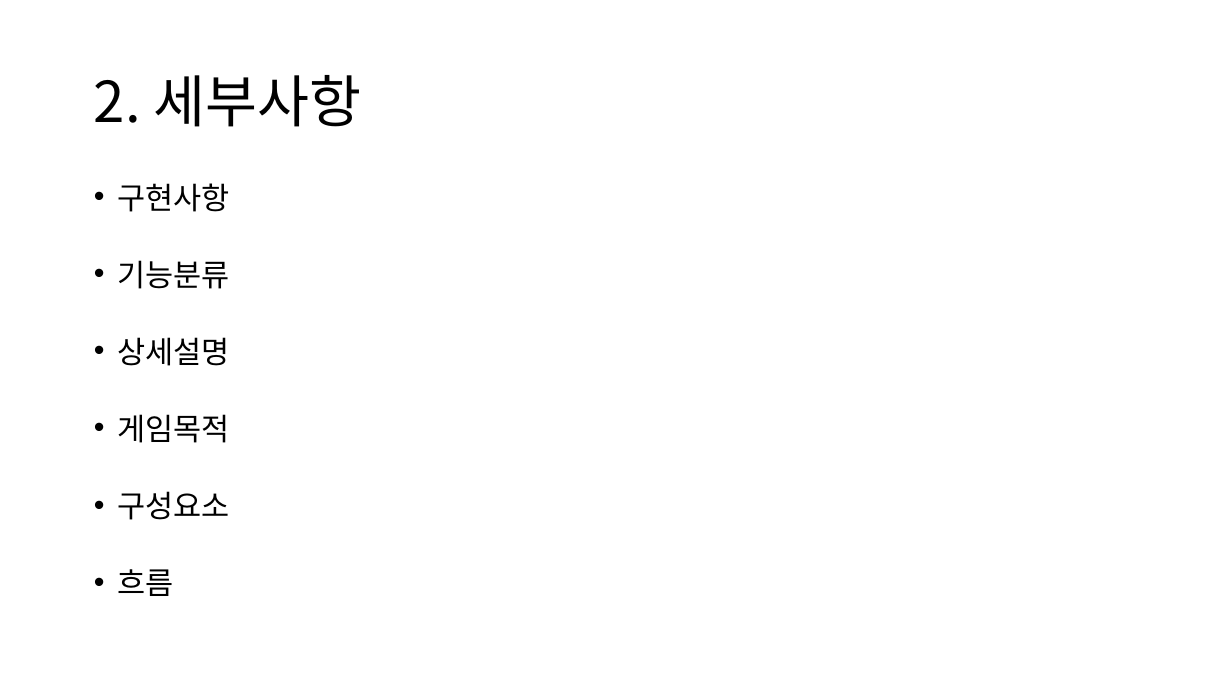
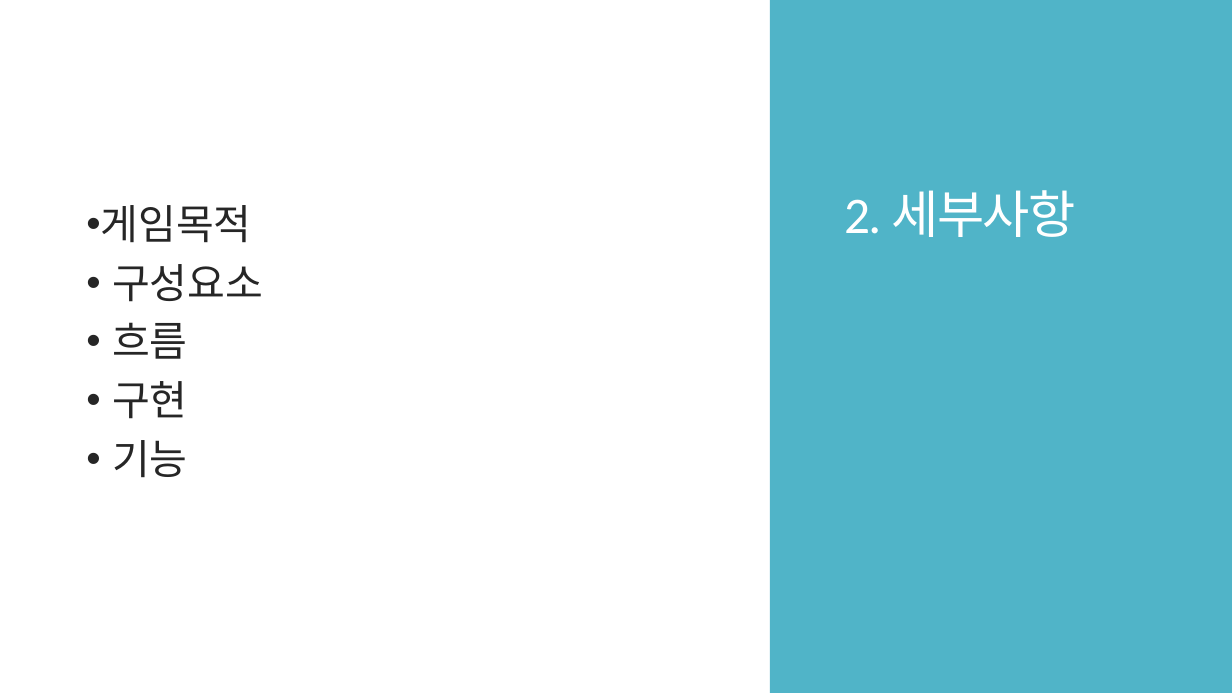
Before and after one commit to Niiok/inha_2021, a slide deck: slide 6 of RollBall/roll_ball.pptx (slide 4 before the commit). Drawn at 1232x693 pixels with LibreOffice and Linux fonts; fonts in the diff are those of the drawing. Boxes give left, top, right and bottom in pixels: in the first picture for what was removed or moved away, otherwise in the second. Text is boxed around its words. In the diff, an @@ line names an element or a change of style, - is before the commit and + after.

```diff
--- a/RollBall/roll_ball.pptx
+++ b/RollBall/roll_ball.pptx
@@ rectangle added at (x1=770, y1=0, x2=1232, y2=693), fill #50B4C8 @@
@@ title "2. 세부사항" moved from (x1=94, y1=75, x2=362, y2=127) to (x1=844, y1=190, x2=1076, y2=237) @@
@@ title "2. 세부사항" at (x1=844, y1=190, x2=1076, y2=237): size 44 to 40 pt, font Noto Sans CJK KR to Calibri, text colour #000000 to #FFFFFF, letter spacing 0 to -1.2 pt; line spacing 0.9 to 0.85; vertical alignment middle to bottom @@
@@ text "게임목적" moved from (x1=117, y1=183, x2=229, y2=596) to (x1=101, y1=205, x2=263, y2=478) @@
@@ text at (x1=101, y1=205, x2=263, y2=359): size 23.8 to 32 pt, font Noto Sans CJK KR to Calibri, text colour #000000 to #262626 in "게임목적", "구성요소", "흐름"; indent changed; line spacing 0.7 to 0.85; more space between paragraphs @@
@@ text at (x1=117, y1=183, x2=229, y2=366): paragraphs removed @@
-• 구현사항
-• 기능분류
-• 상세설명
@@ text at (x1=112, y1=381, x2=188, y2=478): paragraphs added @@
+• 구현
+• 기능
```
Also in this commit, not shown: 5 other slides changed, 10 slides added, 1 slide removed.
